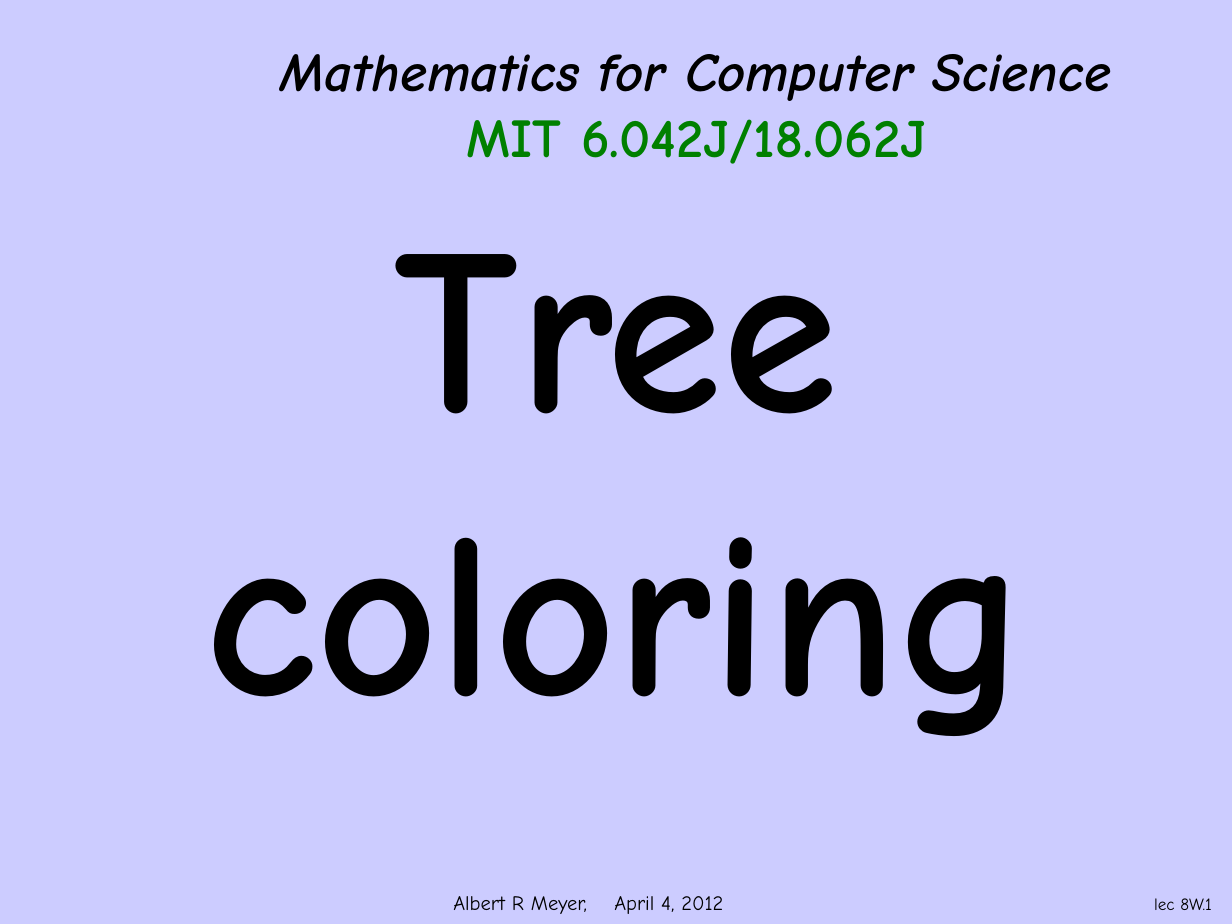
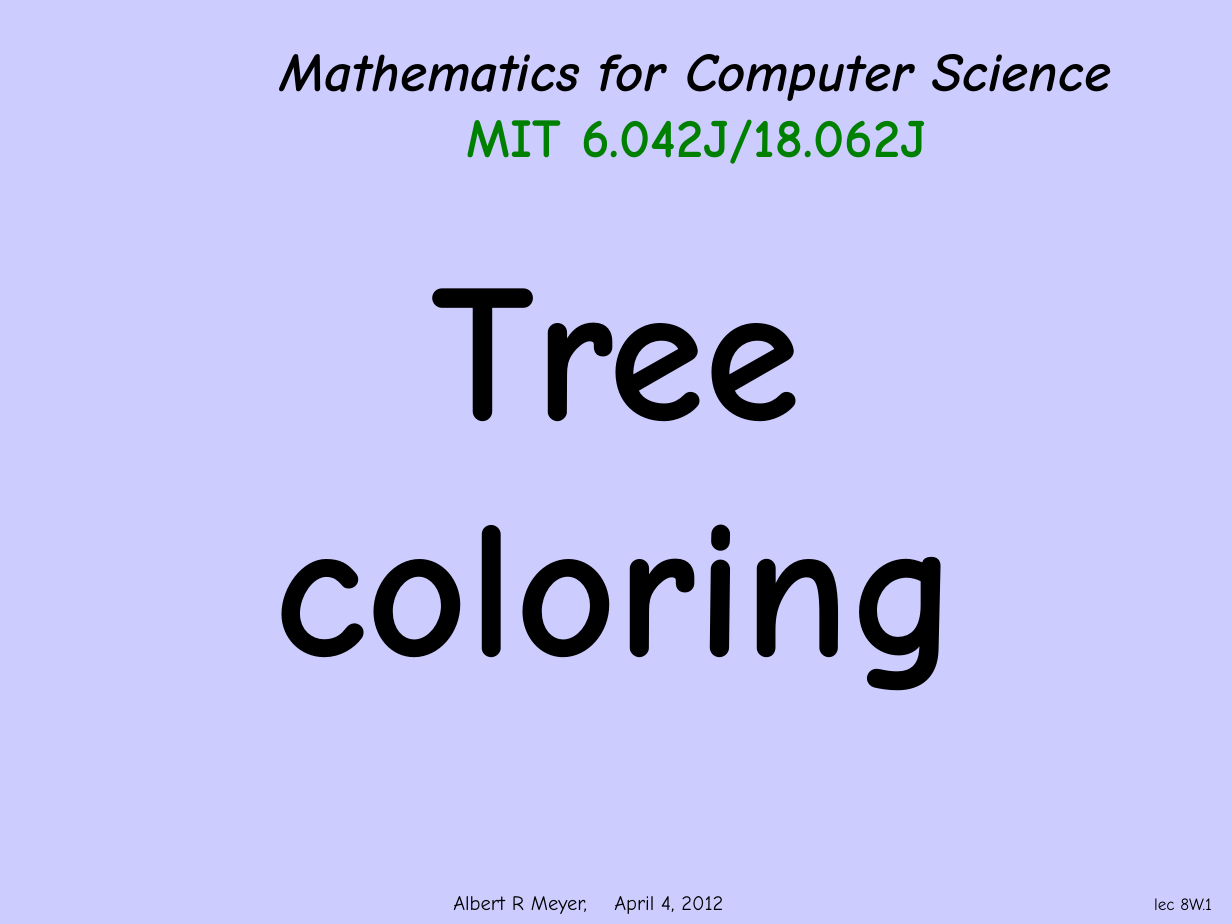
Before and after one commit to armeyer/mcs_web, a slide deck: slide 1 of spring12/slidesS12/trees-coloring.pptx. Drawn at 1232x924 pixels with LibreOffice and Linux fonts; fonts in the diff are those of the drawing; background and template pictures are left out. Boxes give left, top, right and bottom in pixels: in the first picture for what was removed or moved away, otherwise in the second. Text is boxed around its words. In the diff, an @@ line names an element or a change of style, - is before the commit and + after.

Commit message:
edit trees-coloring.pptx, animate trees-spanning.pptx

```diff
--- a/spring12/slidesS12/trees-coloring.pptx
+++ b/spring12/slidesS12/trees-coloring.pptx
@@ text "Tree" at (274,288,958,691): size 138 to 115 pt @@
```
Also in this commit, not shown: 1 other slide changed, 1 other file.
